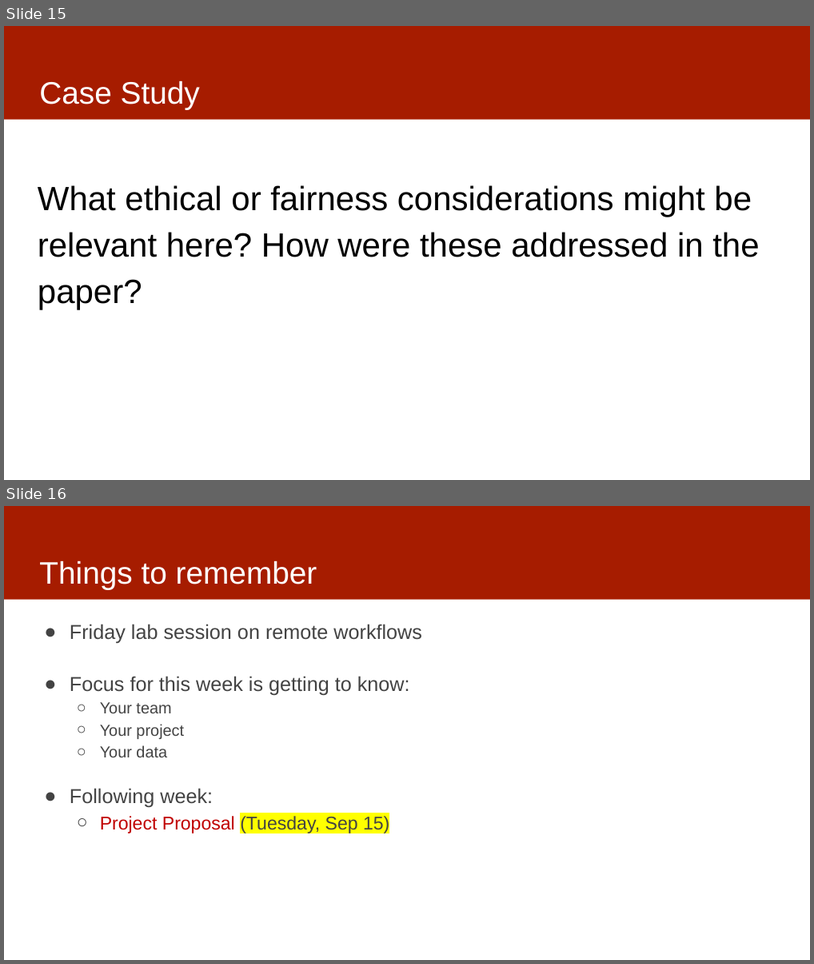
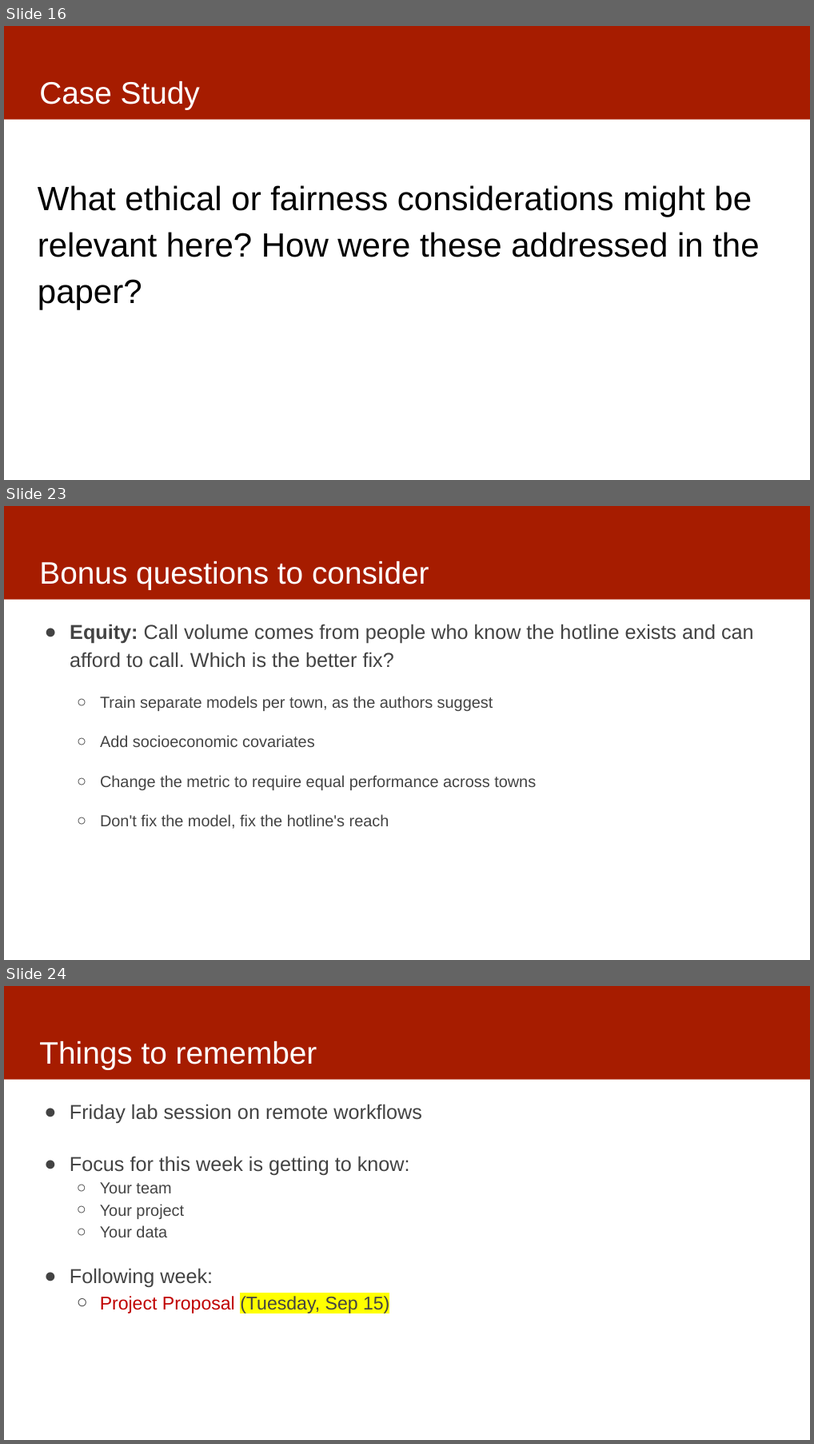
Before and after one commit to dssg/mlforpublicpolicylab, a slide deck: Lectures/03-casestudies.pptx. Shown one above the other, each under a label of ours: slides 15 and 16 before the commit, slides 16, 23 and 24 after it; the slides between them are not shown. The pictures are 814x964 and 814x1444 pixels, drawn with LibreOffice and Linux fonts; fonts in the diff are those of the drawing. Boxes give left, top, right and bottom in pixels: in the first picture for what was removed or moved away, otherwise in the second. Text is boxed around its words. In the diff, an @@ line names an element or a change of style, - is before the commit and + after.

```diff
--- a/Lectures/03-casestudies.pptx
+++ b/Lectures/03-casestudies.pptx
@@ slide 23 added at bbox=[4, 506, 810, 960], background #FFFFFF; not listed: 1 template element that a slide beside it also shows @@
@@ title added at bbox=[39, 561, 430, 590], 37 pt, text #FFFFFF @@
+Bonus questions to consider
@@ text added at bbox=[70, 624, 754, 828], 19 pt, text #434343 @@
+● Equity: Call volume comes from people who know the hotline exists and can afford to call. Which is the better fix?
+  ○ Train separate models per town, as the authors suggest
+  ○ Add socioeconomic covariates
+  ○ Change the metric to require equal performance across towns
+  ○ Don't fix the model, fix the hotline's reach
@@ what was slide 15 is now slide 16 @@
@@ what was slide 16 is now slide 24 @@
```
Also in this commit, not shown: 2 slides changed, 8 other slides added.
